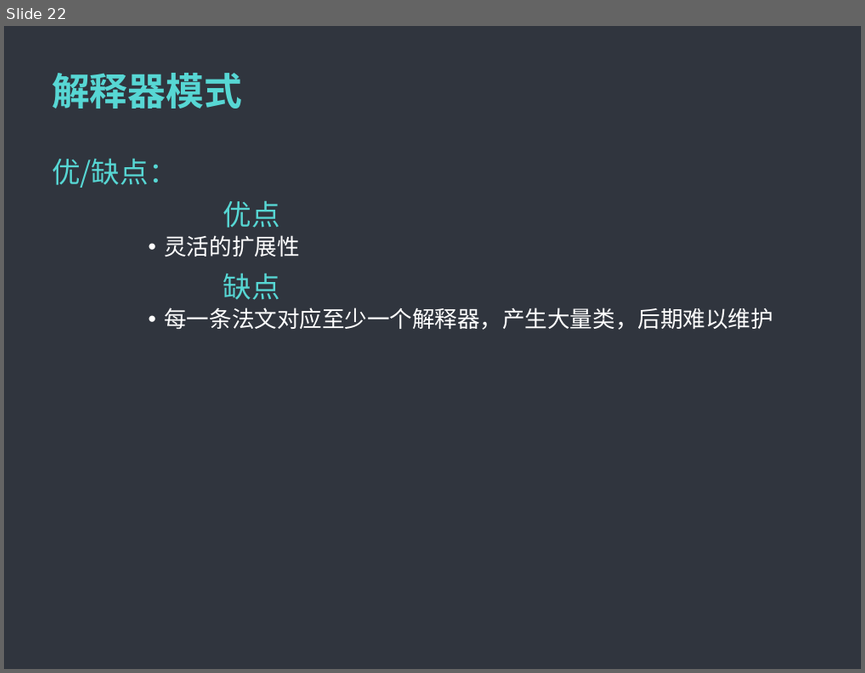
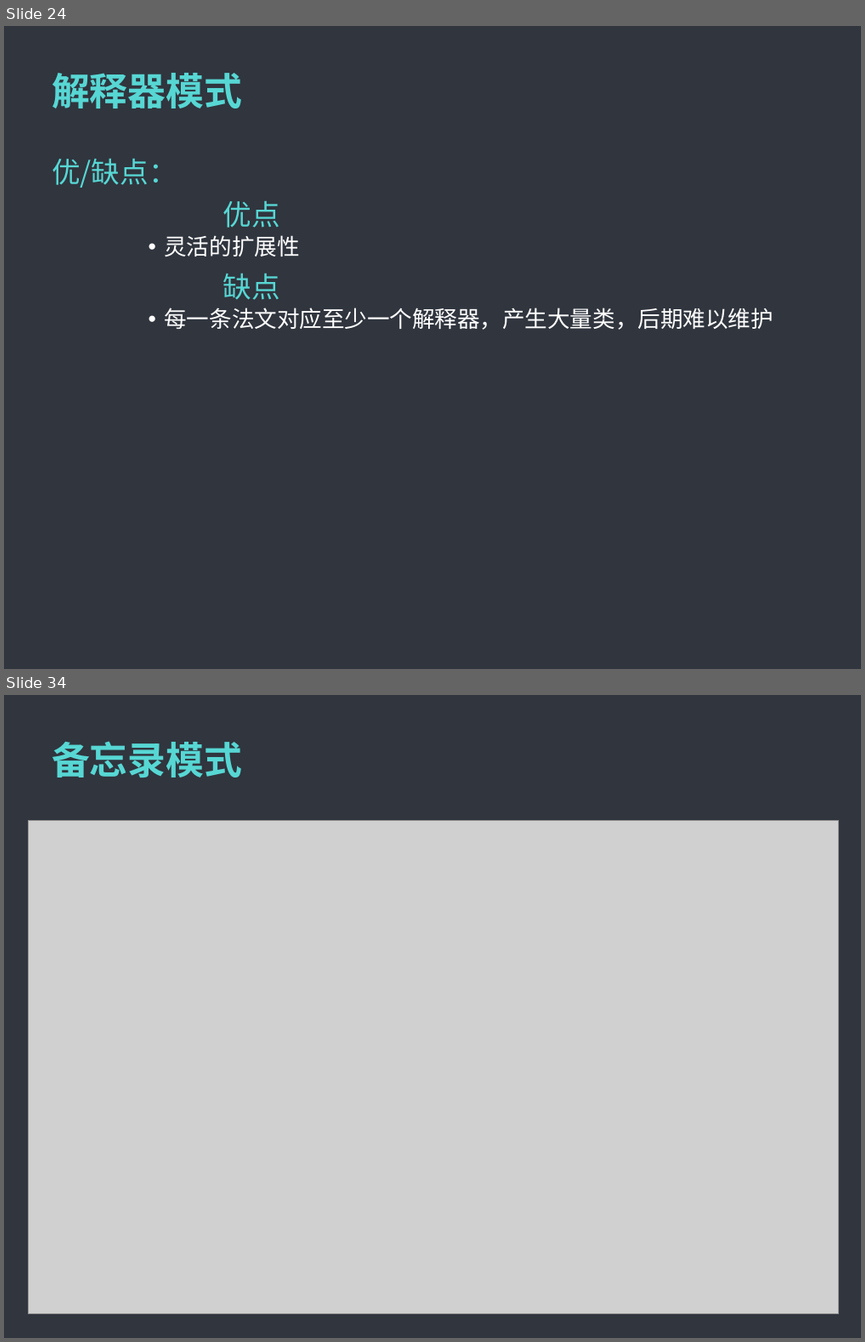
Before and after one commit to MintLy/JavaDesignMode, a slide deck: DesignMode.ppt. Shown one above the other, each under a label of ours: slide 22 before the commit, slides 24 and 34 after it; the slides between them are not shown. The pictures are 865x673 and 865x1342 pixels, drawn with LibreOffice and Linux fonts; fonts in the diff are those of the drawing; grey boxes stand for pictures; background and template pictures are left out. Boxes give left, top, right and bottom in pixels: in the first picture for what was removed or moved away, otherwise in the second. Text is boxed around its words. In the diff, an @@ line names an element or a change of style, - is before the commit and + after.

```diff
--- a/DesignMode.ppt
+++ b/DesignMode.ppt
@@ slide 34 added at bbox=[4, 695, 861, 1338], background #5F5F5F; not listed: 1 template element that a slide beside it also shows @@
@@ title added at bbox=[52, 741, 242, 777], 32 pt, text #57D7D4, bold @@
+备忘录模式
@@ picture added at bbox=[28, 821, 839, 1314] @@
@@ what was slide 22 is now slide 24 @@
```
Also in this commit, not shown: 1 slide changed, 21 other slides added, 7 other files.
